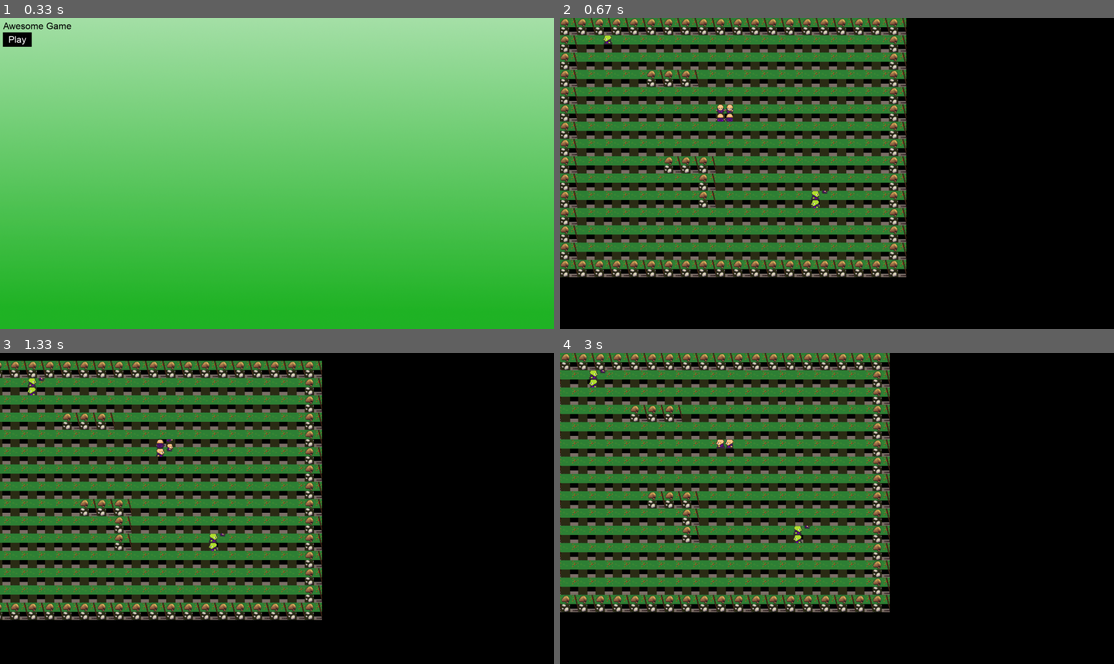
Above: before the commit, frames 1-4 (two rows, left to right).
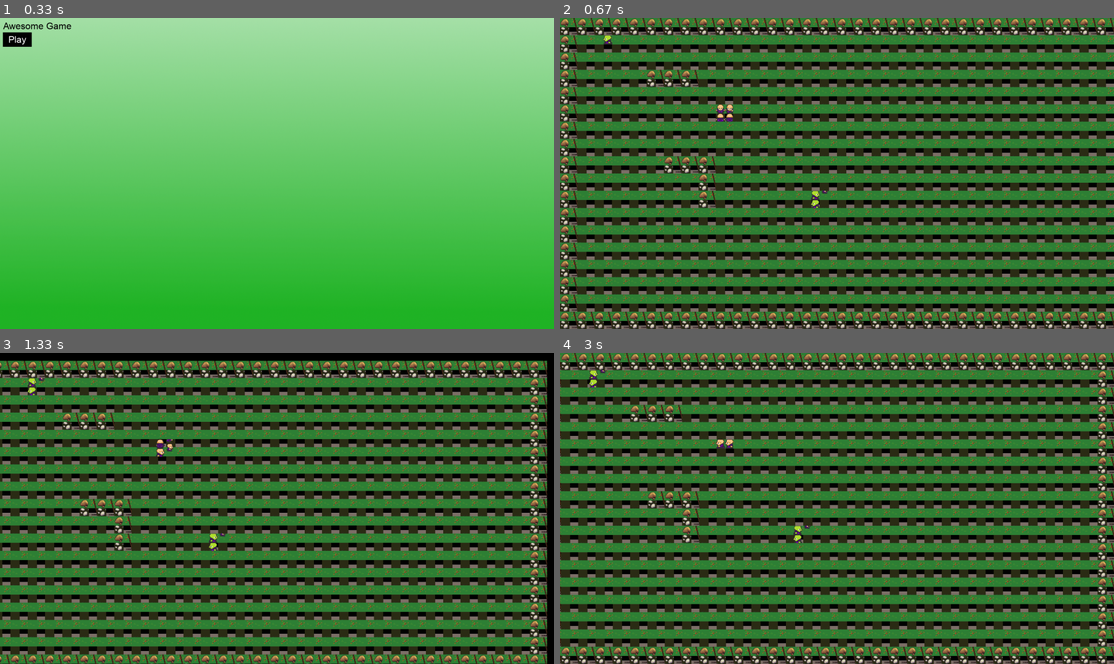
Above: after the commit, the same moments.

Repository: Xoel95/ProyectoPyGame
Game: pygame game, started from main.py
The game is run twice, just before and just after one commit, with the same random seed, the same clock (stepped at 60 frames per second) and the same inputs.
Inputs (mouse positions are in pixels of both pictures, inside the frame that each line leads up to):
- Up to frame 1 (0.33 s): no input
- Up to frame 2 (0.67 s): click (576, 39) at 0.38 s
- Up to frame 3 (1.33 s): hold Right 0.67-1.13 s; move the mouse to (254, 524) at 0.7 s; hold Up from 1.17 s (still down)
- Up to frame 4 (3 s): release Up at 1.47 s; hold Right 1.5-1.97 s; hold Left 2-2.53 s; hold Down 2.57-2.87 s; hold Left from 2.9 s (still down)

Frame 1 is identical in both runs. In frame 2, 45% of the frame differs, in the area x 0-100%, y 0-100%; in frame 3, 45%; in frame 4, 47%.

Commit message:
Clase 29/10 Pruebas de fullscreen, tilemap listo

Diff:
--- a/config.py
+++ b/config.py
@@ -24,7 +24,7 @@
 BLUE = (0, 0, 255)
 WHITE = (255, 255, 255)
 
-# mapa 20x15 33x18
+# mapa 20x15
 TILEMAP = [
     'BBBBBBBBBBBBBBBBBBBB',
     'B..E...............B',
@@ -42,3 +42,25 @@
     'B..................B',
     'BBBBBBBBBBBBBBBBBBBB',
 ]
+
+# mapa 33x18
+TILEMAP = [
+    'BBBBBBBBBBBBBBBBBBBBBBBBBBBBBBBBB',
+    'B..E............................B',
+    'B...............................B',
+    'B....BBB........................B',
+    'B...............................B',
+    'B........P......................B',
+    'B...............................B',
+    'B...............................B',
+    'B.....BBB.......................B',
+    'B.......B.......................B',
+    'B.......B.....E.................B',
+    'B...............................B',
+    'B...............................B',
+    'B...............................B',
+    'B...............................B',
+    'B...............................B',
+    'B...............................B',
+    'BBBBBBBBBBBBBBBBBBBBBBBBBBBBBBBBB',
+]
